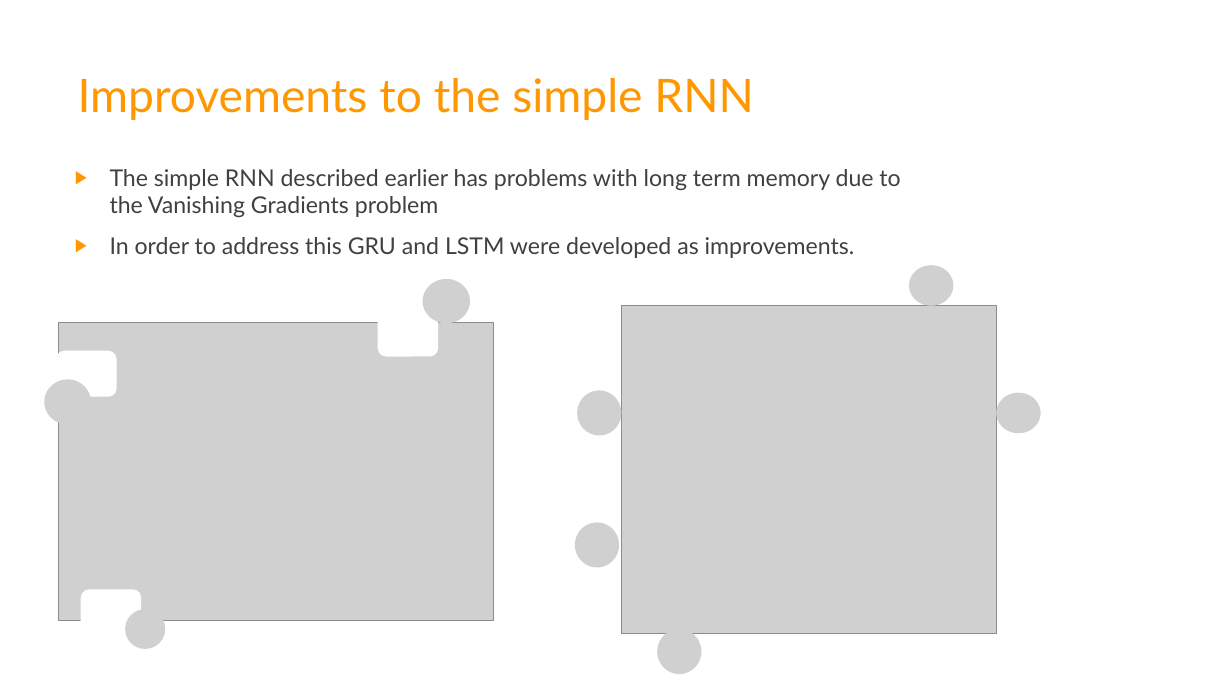
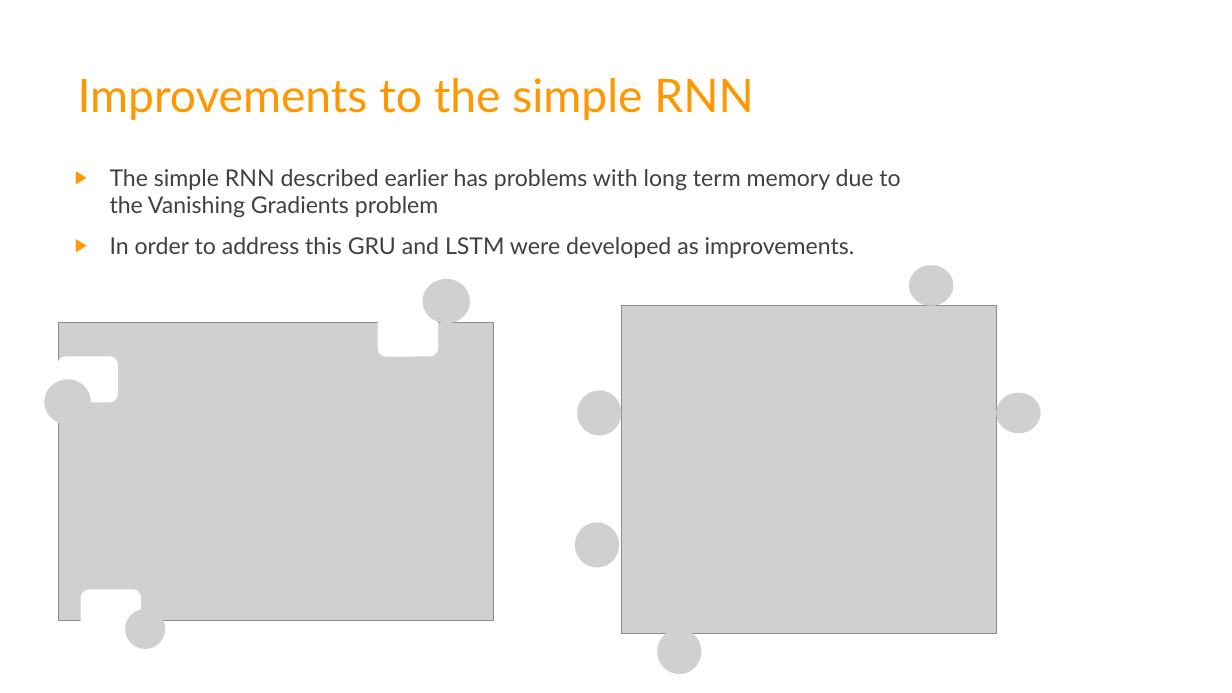
Before and after one commit to bismayan/meetup_seq2seq, a slide deck: slide 7 of Seq2seq_meetup.pptx. Drawn at 1232x693 pixels with LibreOffice and Linux fonts; fonts in the diff are those of the drawing; grey boxes stand for pictures; background and template pictures are left out. Boxes give left, top, right and bottom in pixels: in the first picture for what was removed or moved away, otherwise in the second. Text is boxed around its words. In the diff, an @@ line names an element or a change of style, - is before the commit and + after.

Commit message:
Updating PPT Again

```diff
--- a/Seq2seq_meetup.pptx
+++ b/Seq2seq_meetup.pptx
@@ rounded rectangle: place and size @@
-rounded rectangle at box(57, 352, 116, 396)
+rounded rectangle at box(58, 358, 116, 402)
```
Also in this commit, not shown: 1 slide added.
